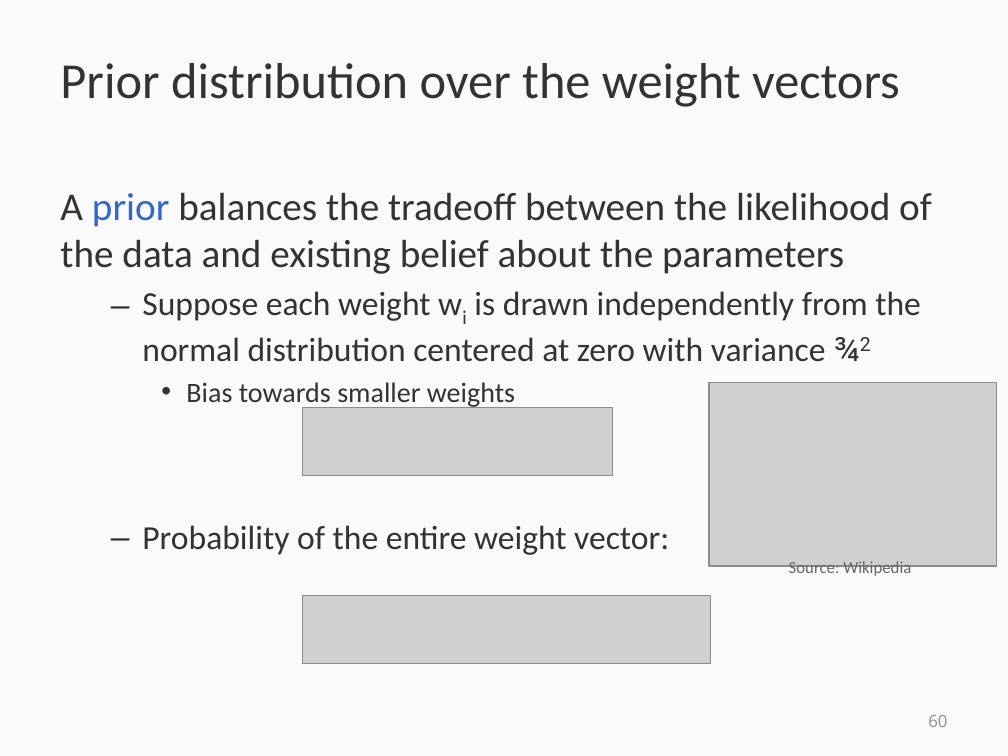
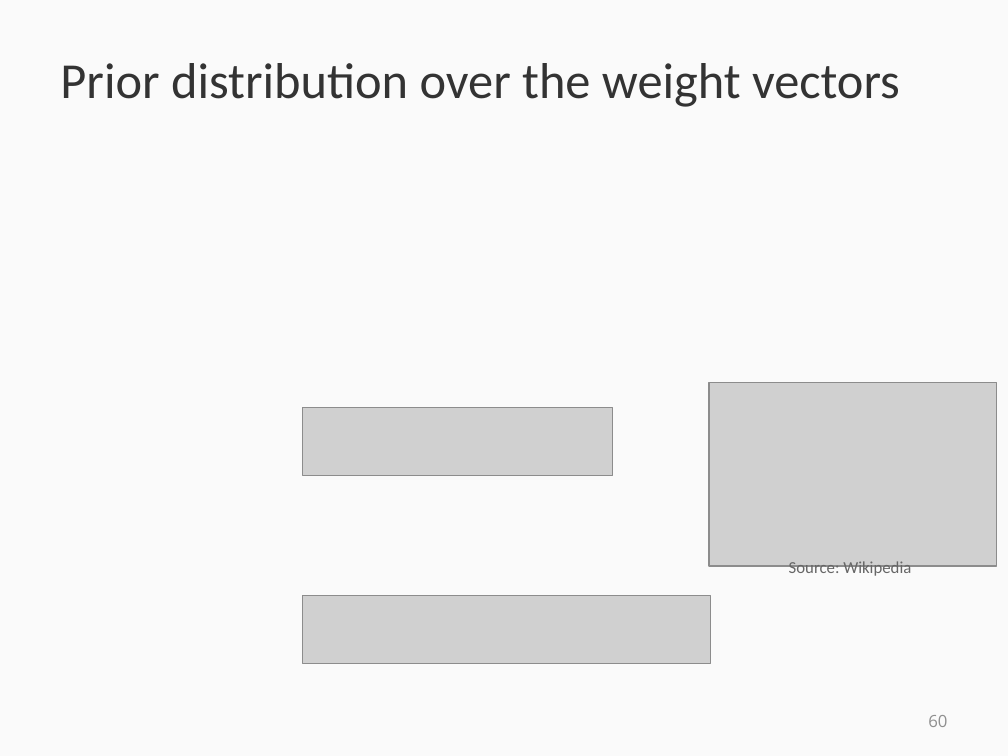
Before and after one commit to svivek/structured-prediction, a slide deck: slide 60 of slides/review/review.pptx. Drawn at 1008x756 pixels with LibreOffice and Linux fonts; fonts in the diff are those of the drawing; grey boxes stand for pictures. Boxes give left, top, right and bottom in pixels: in the first picture for what was removed or moved away, otherwise in the second. Text is boxed around its words. In the diff, an @@ line names an element or a change of style, - is before the commit and + after.

```diff
--- a/slides/review/review.pptx
+++ b/slides/review/review.pptx
@@ text removed at (60,192,932,555) @@
-A prior balances the tradeoff between the likelihood of the data and existing belief about the parameters
-  – Suppose each weight wi is drawn independently from the normal distribution centered at zero with variance ¾2
-    • Bias towards smaller weights
-  – Probability of the entire weight vector:
```
Also in this commit, not shown: 4 other slides changed, 2 slides added, 2 slides removed, 3 other files.
